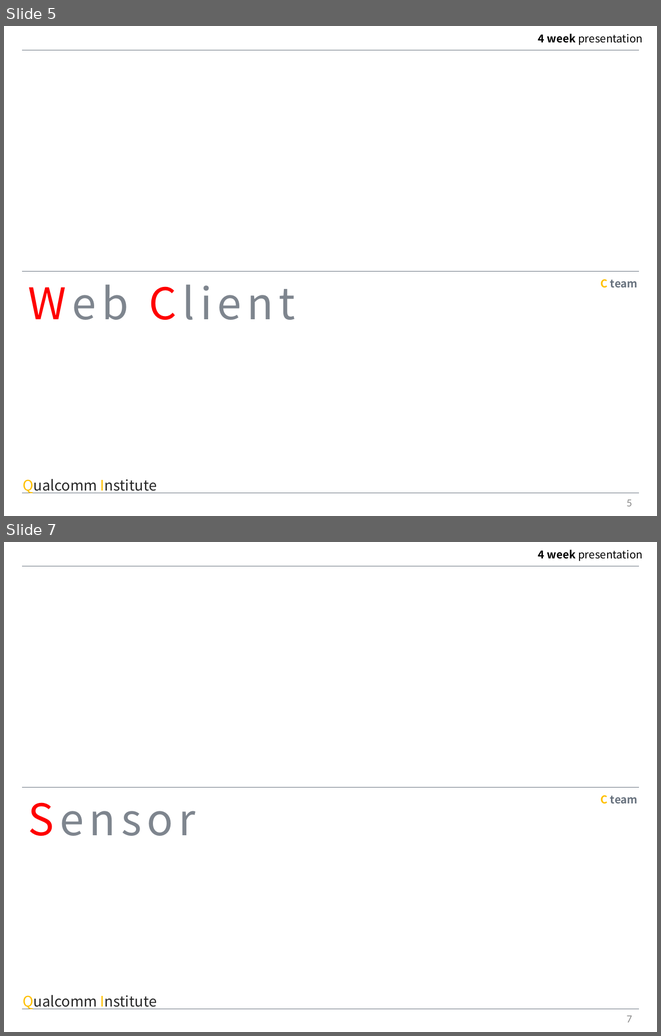
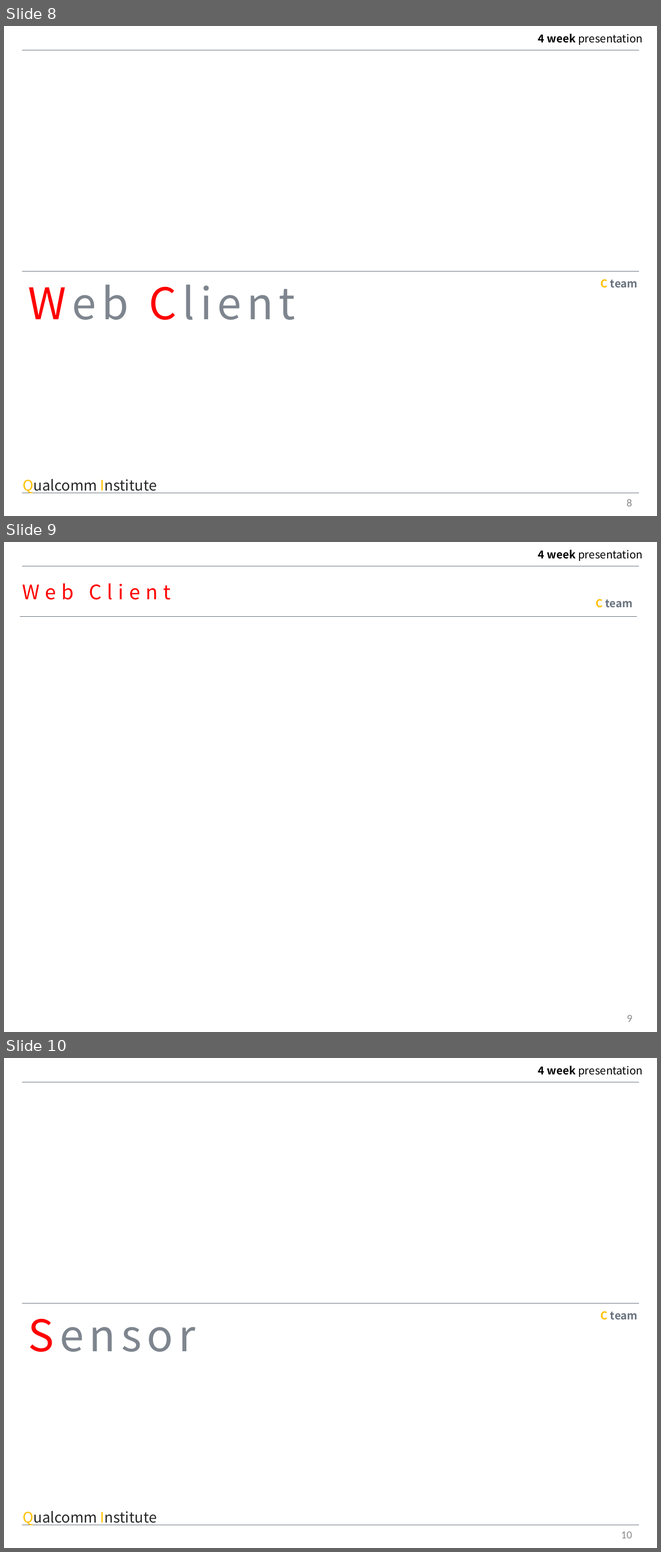
Before and after one commit to MAENGSOOHOON/summer2017IoT, a slide deck: 4week/ppt/4week.pptx. Shown one above the other, each under a label of ours: slides 5 and 7 before the commit, slides 8, 9 and 10 after it; the slides between them are not shown. The pictures are 661x1036 and 661x1552 pixels, drawn with LibreOffice and Linux fonts; fonts in the diff are those of the drawing. Boxes give left, top, right and bottom in pixels: in the first picture for what was removed or moved away, otherwise in the second. Text is boxed around its words. In the diff, an @@ line names an element or a change of style, - is before the commit and + after.

```diff
--- a/4week/ppt/4week.pptx
+++ b/4week/ppt/4week.pptx
@@ slide 9 added at (x1=4, y1=542, x2=657, y2=1032), background #FFFFFF; not listed: 2 template elements that a slide beside it also shows @@
@@ text added at (x1=22, y1=583, x2=170, y2=600), 22 pt, text #FF0000 @@
+Web Client
@@ text added at (x1=595, y1=599, x2=633, y2=608), 12 pt, text #68727E, bold @@
+C team
@@ line added from (20, 616) to (637, 616), #68727E 0.25 pt @@
@@ page number added at (x1=627, y1=1015, x2=632, y2=1022), 12 pt, text #8C8C8C @@
+9
@@ what was slide 5 is now slide 8 @@
@@ page number at (x1=627, y1=499, x2=632, y2=506): text changed @@
-5
+8
@@ what was slide 7 is now slide 10 @@
@@ page number at (x1=621, y1=1531, x2=632, y2=1538): text changed @@
-7
+10
```
Also in this commit, not shown: 2 slides changed, 4 other slides added, 2 slides removed, 7 other files.
